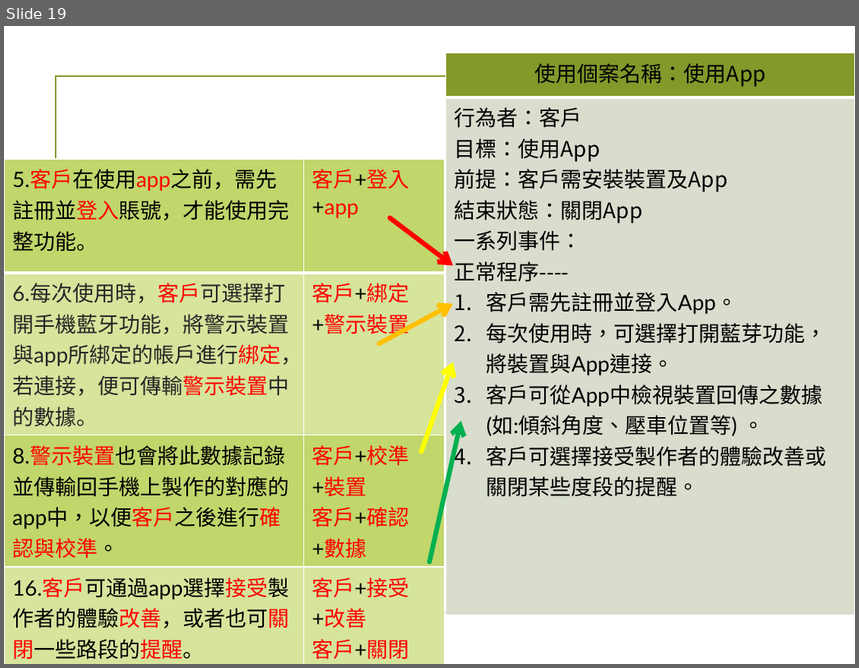
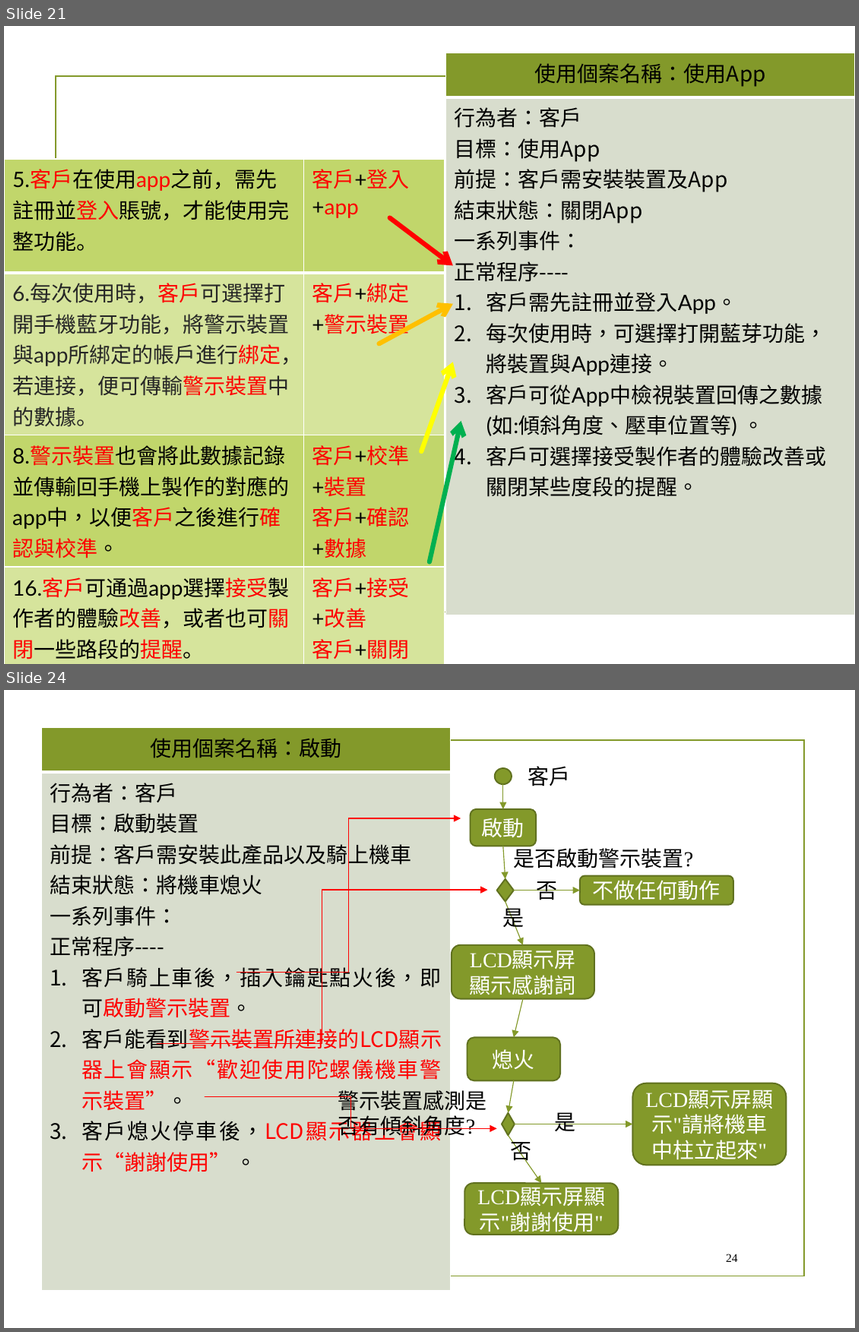
Before and after one commit to chandlerkuo/sharepee, a slide deck: 陀螺儀機車警示裝置.pptx. Shown one above the other, each under a label of ours: slide 19 before the commit, slides 21 and 24 after it; the slides between them are not shown. The pictures are 859x668 and 859x1332 pixels, drawn with LibreOffice and Linux fonts; fonts in the diff are those of the drawing; background and template pictures are left out. Boxes give left, top, right and bottom in pixels: in the first picture for what was removed or moved away, otherwise in the second. Text is boxed around its words. In the diff, an @@ line names an element or a change of style, - is before the commit and + after.

Commit message:
Update 陀螺儀機車警示裝置.pptx
加入使用個案圖

```diff
--- a/陀螺儀機車警示裝置.pptx
+++ b/陀螺儀機車警示裝置.pptx
@@ slide 24 added at (4, 690, 855, 1328), background picture (left out); not listed: 1 template element that a slide beside it also shows @@
@@ table added at (41, 727, 451, 1290), 2 rows, 1 columns @@
+使用個案名稱：啟動
+行為者：客戶 / 目標：啟動裝置 / 前提：客戶需安裝此產品以及騎上機車 / 結束狀態：將機車熄火 / 一系列事件： / 正常程序---- / 客戶騎上車後，插入鑰匙點火後，即可啟動警示裝置。 / 客戶能看到警示裝置所連接的LCD顯示器上會顯示“歡迎使用陀螺儀機車警示裝置”。 / 客戶熄火停車後，LCD顯示器上會顯示“謝謝使用” 。
@@ ellipse added at (495, 768, 512, 784), fill #83992A, outline #61711F 1.25 pt @@
@@ text added at (528, 766, 570, 787), 18 pt, text #000000 @@
+客戶
@@ arrow added from (503, 784) to (503, 809), #83992A 0.75 pt @@
@@ elbow arrow added from (237, 972) to (461, 818), #FF0000 0.75 pt @@
@@ rounded rectangle added at (471, 809, 536, 846), fill #83992A, outline #61711F 1.25 pt, 18 pt, text #FFFFFF @@
+啟動
@@ arrow added from (503, 846) to (506, 879), #83992A 0.75 pt @@
@@ text added at (514, 845, 693, 869), 18 pt, text #000000 @@
+是否啟動警示裝置?
@@ elbow arrow added from (158, 1043) to (487, 890), #FF0000 0.75 pt @@
@@ diamond added at (496, 879, 514, 901), fill #83992A, outline #61711F 1.25 pt @@
@@ arrow added from (514, 890) to (580, 890), #83992A 0.75 pt @@
@@ text added at (537, 882, 558, 901), 18 pt, text #000000 @@
+否
@@ rounded rectangle added at (580, 875, 734, 904), fill #83992A, outline #61711F 1.25 pt, 18 pt, text #FFFFFF @@
+不做任何動作
@@ text added at (503, 905, 524, 932), 18 pt, text #000000 @@
+是
@@ arrow added from (506, 902) to (523, 945), #83992A 0.75 pt @@
@@ rounded rectangle added at (452, 945, 595, 999), fill #83992A, outline #61711F 1.25 pt, 18 pt, text #FFFFFF @@
+LCD顯示屏顯示感謝詞
@@ arrow added from (523, 999) to (514, 1037), #83992A 0.75 pt @@
@@ rounded rectangle added at (467, 1037, 560, 1081), fill #83992A, outline #61711F 1.25 pt, 18 pt, text #FFFFFF @@
+熄火
@@ elbow arrow added from (205, 1097) to (496, 1129), #FF0000 0.75 pt @@
@@ text added at (338, 1087, 487, 1140), 18 pt, text #000000 @@
+警示裝置感測是否有傾斜角度?
@@ arrow added from (514, 1081) to (508, 1113), #83992A 0.75 pt @@
@@ rounded rectangle added at (633, 1083, 786, 1165), fill #83992A, outline #61711F 1.25 pt, 18 pt, text #FFFFFF @@
+LCD顯示屏顯示"請將機車中柱立起來"
@@ diamond added at (502, 1113, 515, 1135), fill #83992A, outline #61711F 1.25 pt @@
@@ text added at (554, 1113, 576, 1132), 18 pt, text #000000 @@
+是
@@ arrow added from (508, 1135) to (542, 1184), #83992A 0.75 pt @@
@@ text added at (510, 1138, 531, 1165), 18 pt, text #000000 @@
+否
@@ arrow added from (515, 1124) to (633, 1124), #83992A 0.75 pt @@
@@ rounded rectangle added at (465, 1184, 618, 1235), fill #83992A, outline #61711F 1.25 pt, 18 pt, text #FFFFFF @@
+LCD顯示屏顯示"謝謝使用"
@@ page number added at (726, 1254, 738, 1262), 10 pt, text #000000 @@
+24
@@ what was slide 19 is now slide 21 @@
```
Also in this commit, not shown: 2 slides changed, 10 other slides added.
